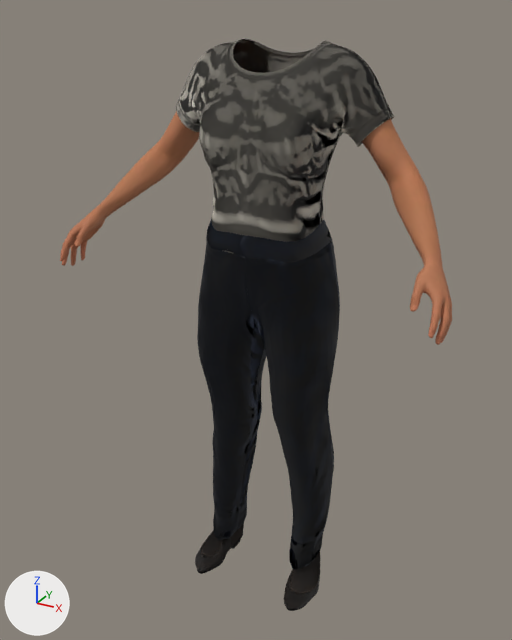
Two versions of the glTF model assets/people/mh/ines.dress-plain.gltf, one commit apart.
The view is the same before and after, from a 50 mm camera at (0.765, -1.435, 0.357) aimed at (-0.025, 0.002, -0.361). Lighting does not change. The marker at lower left points along +X, +Y and +Z. The picture after the commit comes second. Where no turn or scale is listed for an object, it has been applied to the vertices. Vertices at exactly the same position are counted once.

Objects in the first picture: 'body', 'clothes:joepal_crude_t-shirt_female', 'clothes:toigo_ankle_boots_female', 'clothes:toigo_wool_pants'.
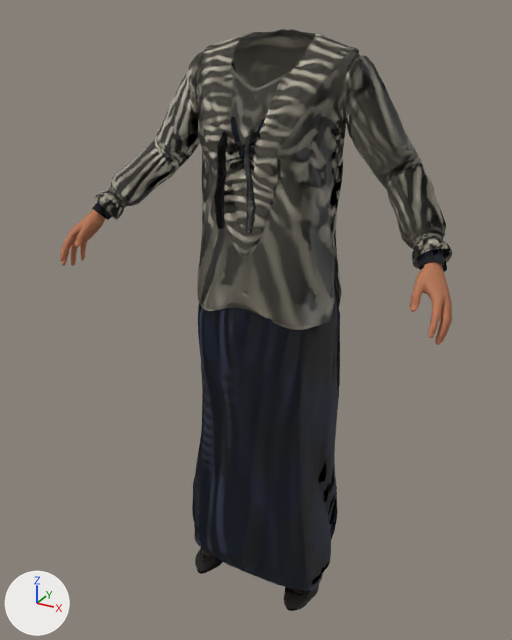
The newer file is also turned or shifted as a whole; pictures and numbers use the older file's frame.

The change in detail:
Picture '3f898539da70d59a502f.webp' (img_3f898539da70d59a502f_webp) is new.
Picture 'weave:canvas:punkduck_lace_up_blouse:in' (img_weave_canvas_punkduck_lace_up_blouse_in) is new.
Picture 'weave:wool:mindfront_f_dress_09:in' (img_weave_wool_mindfront_f_dress_09_in) is new.
Picture '32a2c53f8b08c273dd1c.webp' (img_32a2c53f8b08c273dd1c_webp) is new.
Picture 'weave:canvas:elvs_ruffle_sleeve_peasant_blouse_1:in' (img_weave_canvas_elvs_ruffle_sleeve_peasant_blouse_1_in) is new.
Picture '69176276b0ef985e4ca7.webp' (img_69176276b0ef985e4ca7_webp) is new.
Material 'clothes:punkduck_lace_up_blouse' (mat_clothes_punkduck_lace_up_blouse) is new.
Uses the picture img_3f898539da70d59a502f_webp.
Uses the picture img_weave_canvas_punkduck_lace_up_blouse_in.
Material 'clothes:mindfront_f_dress_09' (mat_clothes_mindfront_f_dress_09) is new.
Uses the picture img_32a2c53f8b08c273dd1c_webp.
Uses the picture img_weave_wool_mindfront_f_dress_09_in.
Material 'clothes:elvs_ruffle_sleeve_peasant_blouse_1' (mat_clothes_elvs_ruffle_sleeve_peasant_blouse_1) is new.
Uses the picture img_69176276b0ef985e4ca7_webp.
Uses the picture img_weave_canvas_elvs_ruffle_sleeve_peasant_blouse_1_in.
me_body is used by ob_body; location (0.0, 0.0, 0.0).
me_body had 15477 vertices, 30580 faces and spanned x -0.489..0.489, y -0.203..0.135, z -0.464..0.187.
me_body now has 14377 vertices, 28184 faces and spans x -0.489..0.489, y -0.203..0.128, z -1.006..0.205.
me_body part 1: 3 vertices moved within x -0.47..-0.428, y -0.195..-0.126, z -0.236..-0.173; 2692 vertices removed from x -0.488..-0.119, y -0.201..0.12, z -0.244..0.187; 488 vertices added at x -0.487..-0.401, y -0.202..-0.059, z -0.245..-0.091.
me_body part 2: 1 vertex moved within x 0.468, y -0.12, z -0.233; 2627 vertices removed from x 0.119..0.487, y -0.202..0.12, z -0.244..0.187; 449 vertices added at x 0.399..0.487, y -0.202..-0.046, z -0.245..-0.091.
Other edits to the shape of me_body do not show in these pictures.
Mesh me_clothes_punkduck_lace_up_blouse is new.
It has 10609 vertices, 20794 faces and spans x -0.452..0.454, y 0.166..0.457, z 0.489..1.131.
It uses material mat_clothes_punkduck_lace_up_blouse.
Mesh me_clothes_mindfront_f_dress_09 is new.
It has 6032 vertices, 11443 faces and spans x -0.451..0.453, y 0.161..0.493, z -0.271..1.061.
It uses material mat_clothes_mindfront_f_dress_09.
Mesh me_clothes_elvs_ruffle_sleeve_peasant_blouse_1 is new.
It has 2431 vertices, 4344 faces and spans x -0.154..0.154, y 0.221..0.44, z 0.568..1.107.
It uses material mat_clothes_elvs_ruffle_sleeve_peasant_blouse_1.
Object 'clothes:joepal_crude_t-shirt_female' (ob_clothes_joepal_crude_t_shirt_female) is deleted.
Object 'clothes:toigo_wool_pants' (ob_clothes_toigo_wool_pants) is deleted.
Object 'clothes:punkduck_lace_up_blouse' (ob_clothes_punkduck_lace_up_blouse) is new; it shows me_clothes_punkduck_lace_up_blouse.
Its location is (0.0, -0.312, -0.816).
Object 'clothes:mindfront_f_dress_09' (ob_clothes_mindfront_f_dress_09) is new; it shows me_clothes_mindfront_f_dress_09.
Its location is (0.0, -0.312, -0.816).
Object 'clothes:elvs_ruffle_sleeve_peasant_blouse_1' (ob_clothes_elvs_ruffle_sleeve_peasant_blouse_1) is new; it shows me_clothes_elvs_ruffle_sleeve_peasant_blouse_1.
Its location is (0.0, -0.312, -0.816).

Where the change shows, as pixel boxes [x1, y1, x2, y2] in the pictures (512 x 640 px):
'clothes:punkduck_lace_up_blouse', added
    after: [95, 29, 452, 330]
'clothes:mindfront_f_dress_09', added
    after: [92, 116, 447, 591]
'clothes:toigo_wool_pants', deleted
    before: [197, 219, 340, 569]
'clothes:joepal_crude_t-shirt_female', deleted
    before: [176, 39, 394, 253]
'clothes:elvs_ruffle_sleeve_peasant_blouse_1', added
    after: [231, 66, 285, 157]
part 1 of me_body, built on
    before: [60, 111, 199, 265]
    after: [60, 210, 102, 265]
part 2 of me_body, built on
    before: [362, 119, 452, 341]
    after: [410, 262, 452, 341]
